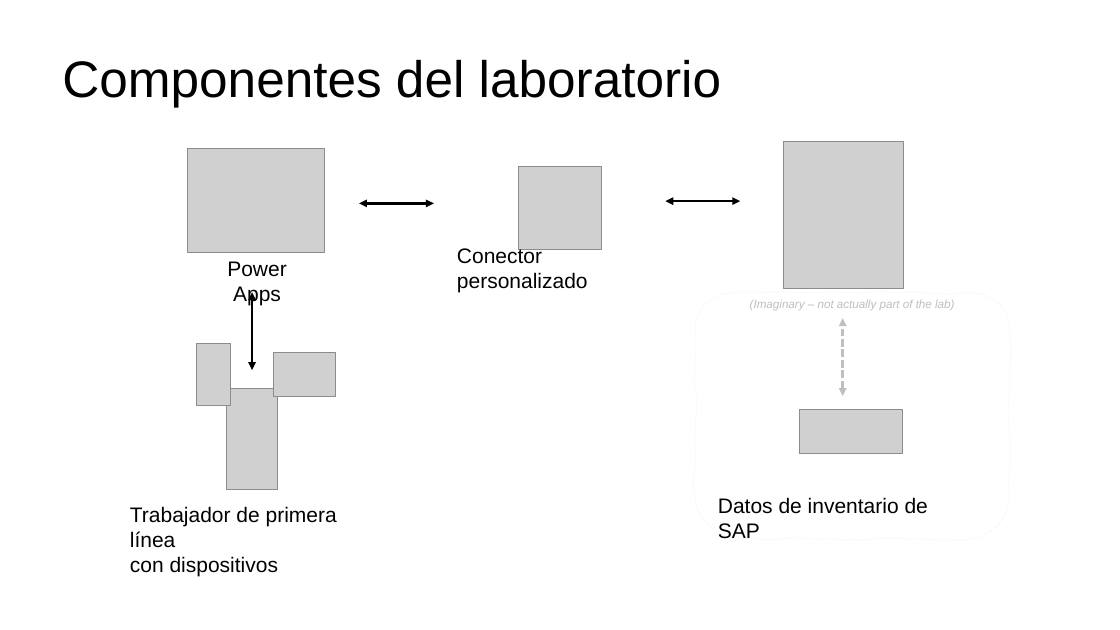
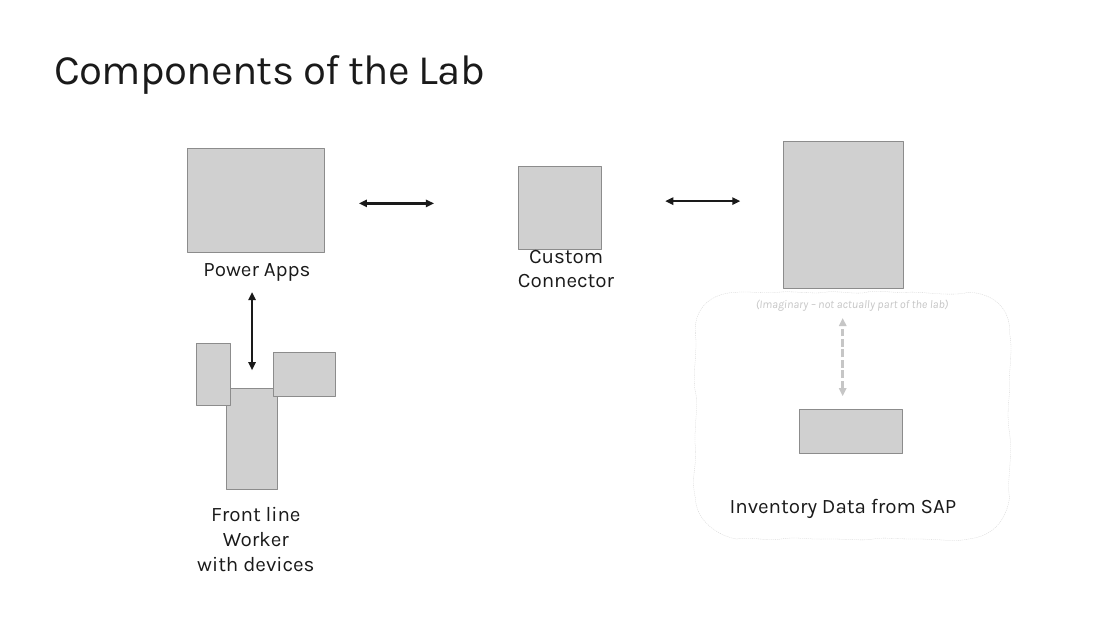
Before and after one commit to CSA-DanielVillamizar/PowerApps-Azure-Lab-M365DevBog, a slide deck: slide 9 of Lab Resources/Hands-on with Power Apps and Azure.pptx (slide 12 before the commit). Drawn at 1120x630 pixels with LibreOffice and Linux fonts; fonts in the diff are those of the drawing; grey boxes stand for pictures; background and template pictures are left out. Boxes give left, top, right and bottom in pixels: in the first picture for what was removed or moved away, otherwise in the second. Text is boxed around its words. In the diff, an @@ line names an element or a change of style, - is before the commit and + after.

```diff
--- a/Lab Resources/Hands-on with Power Apps and Azure.pptx
+++ b/Lab Resources/Hands-on with Power Apps and Azure.pptx
@@ title at box(54, 55, 485, 94): text changed; size 44 to 36 pt; font Arial to Karla; text colour #000000 to #1A1A1A @@
-Componentes del laboratorio
+Components of the Lab
@@ double arrow (434, 203) - (360, 203): stroke #000000 2.25 pt to #1A1A1A 2.25 pt @@
@@ double arrow (740, 201) - (665, 201): stroke #000000 2.25 pt to #1A1A1A 2.25 pt @@
@@ text "Power Apps" at box(203, 263, 311, 281): size 18 to 17.6 pt, font Arial to Karla, text colour #000000 to #1A1A1A @@
@@ text at box(518, 244, 614, 288): text changed; size 18 to 17.6 pt; font Arial to Karla; text colour #000000 to #1A1A1A @@
-Conector personalizado
+Custom Connector
@@ double arrow (252, 371) - (252, 292): stroke #000000 2.25 pt to #1A1A1A 2.25 pt @@
@@ freeform shape at box(696, 292, 1010, 539): outline #EEECE1 0.25 pt dashed to #D2D2D2 0.25 pt dashed @@
@@ text "(Imaginary – not actually part ..." at box(756, 300, 949, 311): font Arial to Karla, text colour #BFBFBF to #C6C6C6 @@
@@ text at box(197, 507, 314, 572): text changed; size 18 to 17.6 pt; font Arial to Karla; text colour #000000 to #1A1A1A @@
-Trabajador de primera línea
-con dispositivos
+Front line Worker
+with devices
@@ text at box(730, 499, 957, 518): text changed; size 18 to 17.6 pt; font Arial to Karla; text colour #000000 to #1A1A1A @@
-Datos de inventario de SAP
+Inventory Data from SAP
```
Also in this commit, not shown: 10 other slides changed, 4 slides added, 7 slides removed.
